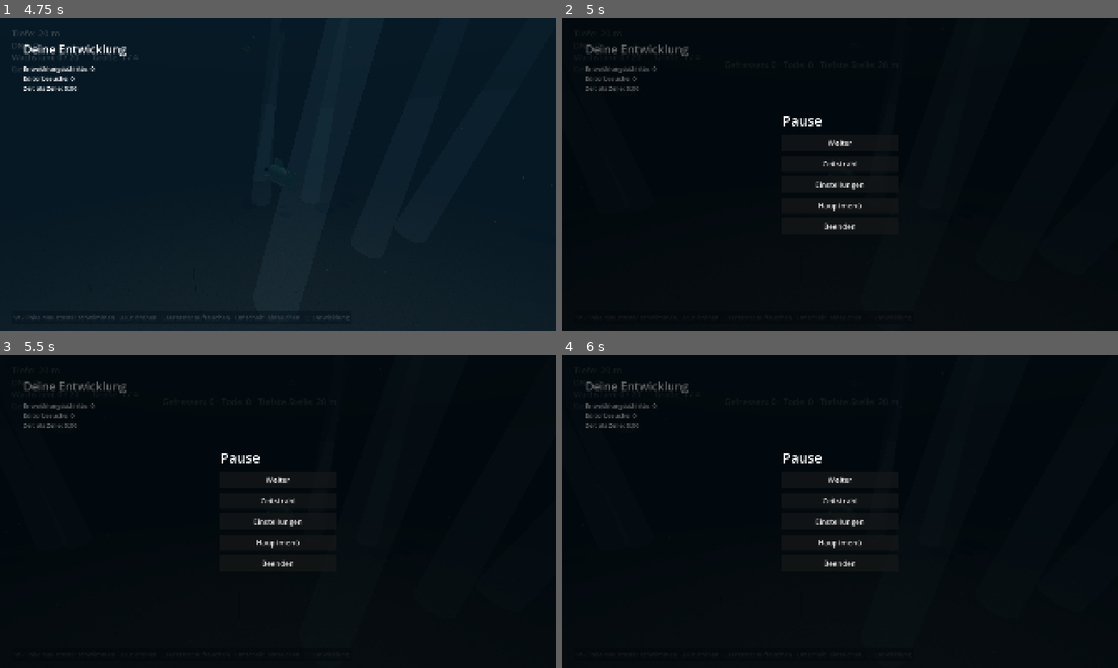
Above: before the commit, frames 1-4 (two rows, left to right).
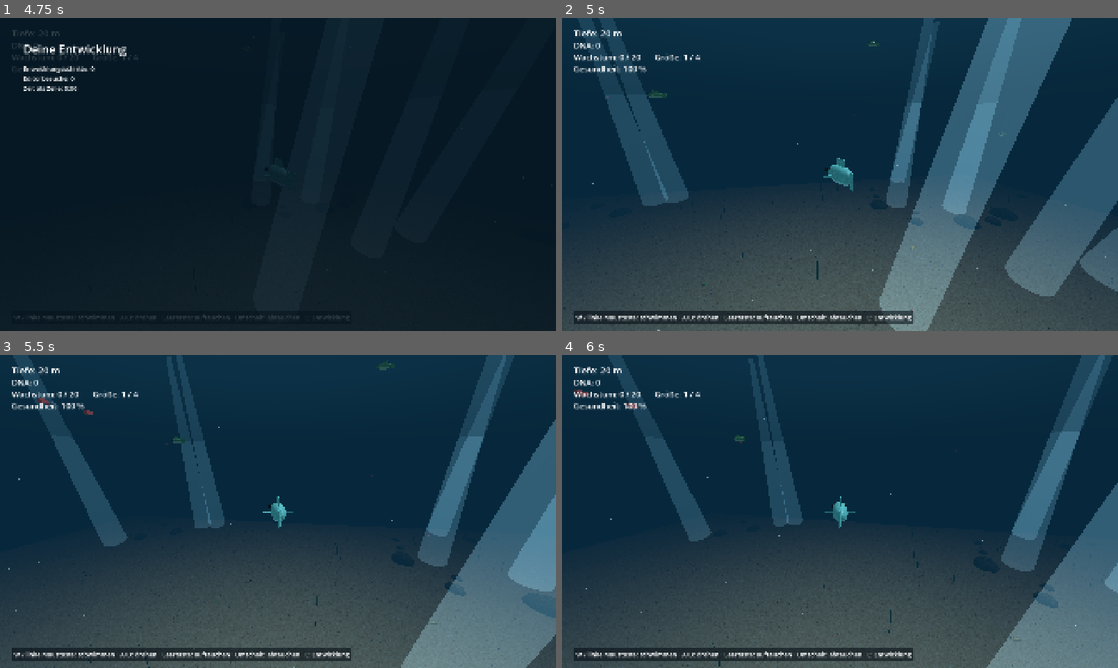
Above: after the commit, the same moments.

Repository: Mayo73/agenthub-backup
Game: Godot game, scene res://scenes/fish.tscn
Same seed, same stepped clock (60 frames per second), same inputs: the game is played once before the commit and once after it. This scene is started directly instead of the project's main scene.
Inputs (mouse positions are in pixels of both pictures, inside the frame that each line leads up to):
- Up to frame 1 (4.75 s): click "Losschwimmen" at 0.5 s; tap Enter at 1.25 s; move the mouse to (400, 158) at 1.27 s; hold D (rechts) 1.28-2 s; hold T (zeitstrahl) 1.28-2 s; click (400, 158) at 1.42 s; drag from (166, 190) to (250, 237) at 2.02 s; tap Space (auftauchen) at 2.75 s; move the mouse to (333, 105) at 2.77 s; hold D (rechts) 2.78-3.5 s; hold Space (auftauchen) 2.78-3.5 s; tap T (zeitstrahl) at 3.05, 4.55 s; drag from (250, 237) to (111, 127) at 3.52 s; move the mouse to (444, 221) at 4.27 s; hold A (links) from 4.28 s (still down); hold W (hoch) from 4.28 s (still down)
- Up to frame 2 (5 s): keep holding A (links); keep holding W (hoch); tap Escape (pause) at 4.9 s
- Up to frame 3 (5.5 s): release A (links) at 5 s; release W (hoch) at 5 s; drag from (111, 464) to (194, 433) at 5.02 s
- Up to frame 4 (6 s): move the mouse to (867, 511) at 5.77 s; hold Down from 5.78 s (still down); hold S (runter) from 5.78 s (still down); click (867, 511) at 5.92 s

Frame 1 is identical in both runs. In frame 2, 100% of the frame differs, in the area x 0-100%, y 0-100%; in frame 3, 100%; in frame 4, 100%.

Commit message:
T-0456: Zeitstrahl-Knopf auch im Pausemenue der Fischphase (Review: selbst umgesetzt)
Co-Authored-By: Claude Opus 5.5 <noreply@anthropic.com>

Diff:
--- a/scripts/fish_main.gd
+++ b/scripts/fish_main.gd
@@ -133,6 +133,7 @@
 	pause_menu.resume.connect(toggle_pause)
 	pause_menu.to_main_menu.connect(back_to_menu)
 	pause_menu.quit_game.connect(func() -> void: get_tree().quit())
+	pause_menu.open_timeline.connect(_on_pause_open_timeline)
 	intro = FishIntro.new()
 	intro.name = "Intro"
 	add_child(intro)
@@ -410,9 +411,19 @@
 	get_tree().change_scene_to_file(MAIN_SCENE)
 
 
+## Knopf „Zeitstrahl“ im Pausemenü: Pause aufheben, dann den Zeitstrahl zeigen.
+func _on_pause_open_timeline() -> void:
+	if paused:
+		toggle_pause()
+	toggle_timeline()
+
+
 func _unhandled_input(event: InputEvent) -> void:
 	if event.is_action_pressed("pause"):
-		toggle_pause()
+		if timeline_view.visible:
+			toggle_timeline()
+		else:
+			toggle_pause()
 	elif event.is_action_pressed("zeitstrahl") and not paused:
 		toggle_timeline()
 
--- a/tests/test_fish_main.gd
+++ b/tests/test_fish_main.gd
@@ -708,3 +708,11 @@
 	check(fish.timeline_view.visible, "toggle_timeline zeigt den Zeitstrahl")
 	fish.toggle_timeline()
 	check(not fish.timeline_view.visible, "und verbirgt ihn wieder")
+
+
+func test_zeitstrahl_aus_pause() -> void:
+	fish.toggle_pause()
+	fish.pause_menu.timeline_button.pressed.emit()
+	check(fish.timeline_view.visible, "Zeitstrahl sichtbar")
+	check(not fish.pause_menu.visible, "Pausemenü geschlossen")
+	check(not fish.paused, "Pause aufgehoben")
